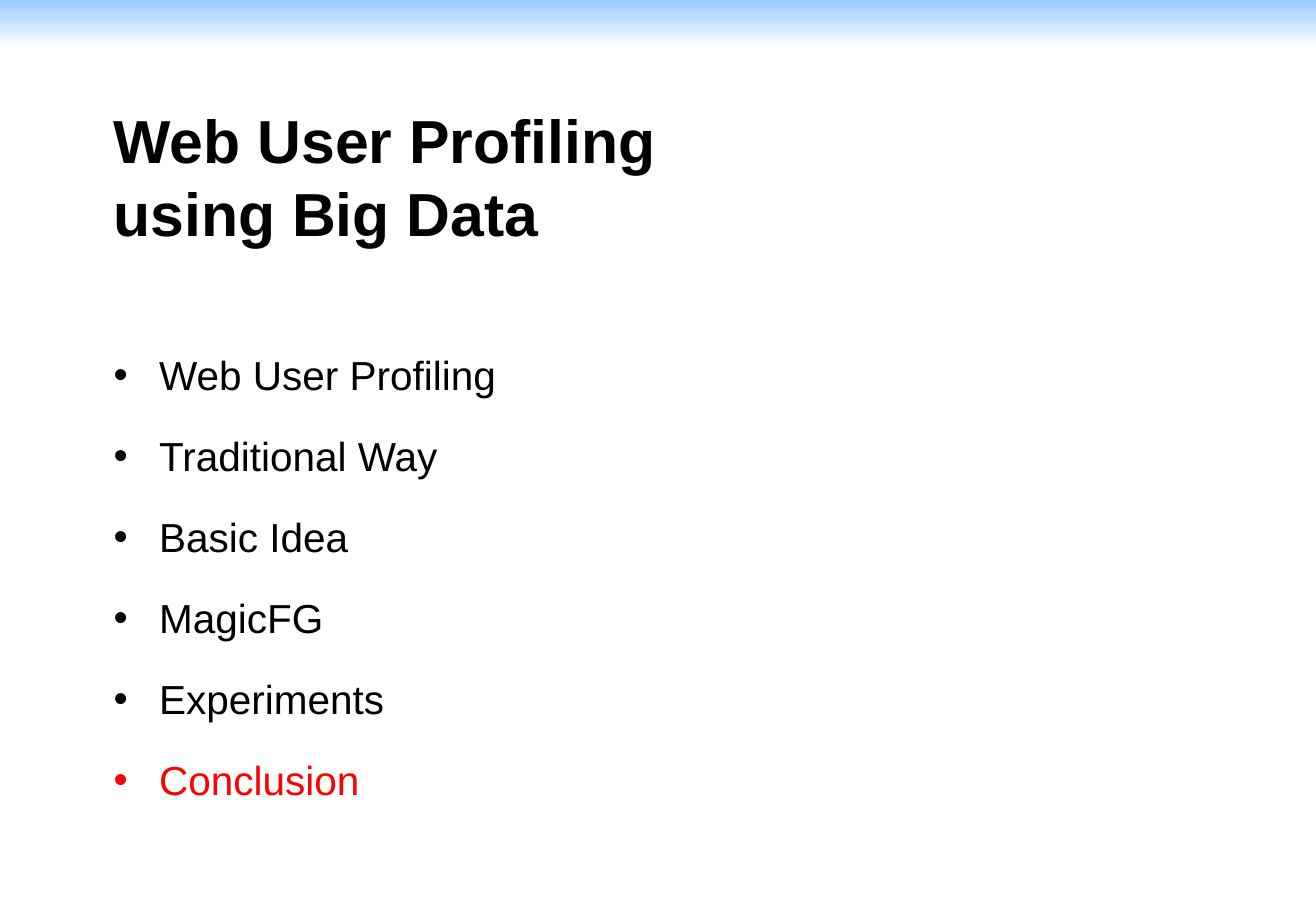
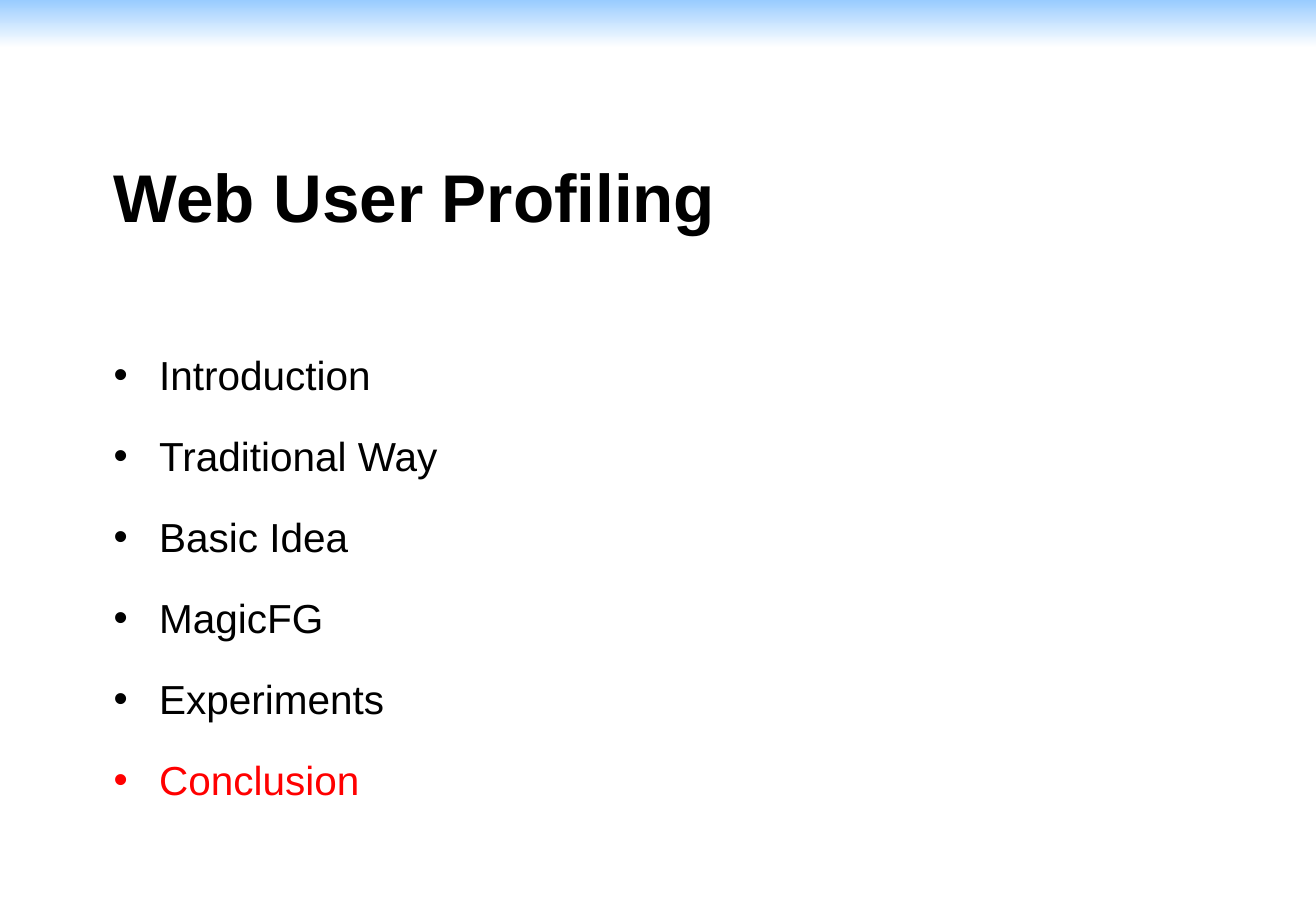
Before and after one commit to xgeric/public, a slide deck: slide 32 of ASONAM16/profiling.pptx. Drawn at 1316x911 pixels with LibreOffice and Linux fonts; fonts in the diff are those of the drawing; background and template pictures are left out. Boxes give left, top, right and bottom in pixels: in the first picture for what was removed or moved away, otherwise in the second. Text is boxed around its words. In the diff, an @@ line names an element or a change of style, - is before the commit and + after.

```diff
--- a/ASONAM16/profiling.pptx
+++ b/ASONAM16/profiling.pptx
@@ text "Web User Profiling": place and size @@
-text "Web User Profiling" at [114,119,655,247]
+text "Web User Profiling" at [114,173,715,235]
@@ text "Web User Profiling" at [114,173,715,235]: size 36 to 40 pt @@
@@ text at [114,192,539,247]: paragraph removed @@
-using Big Data
@@ text at [159,360,370,391]: text changed @@
-• Web User Profiling
+• Introduction
```
Also in this commit, not shown: 6 other slides changed.
